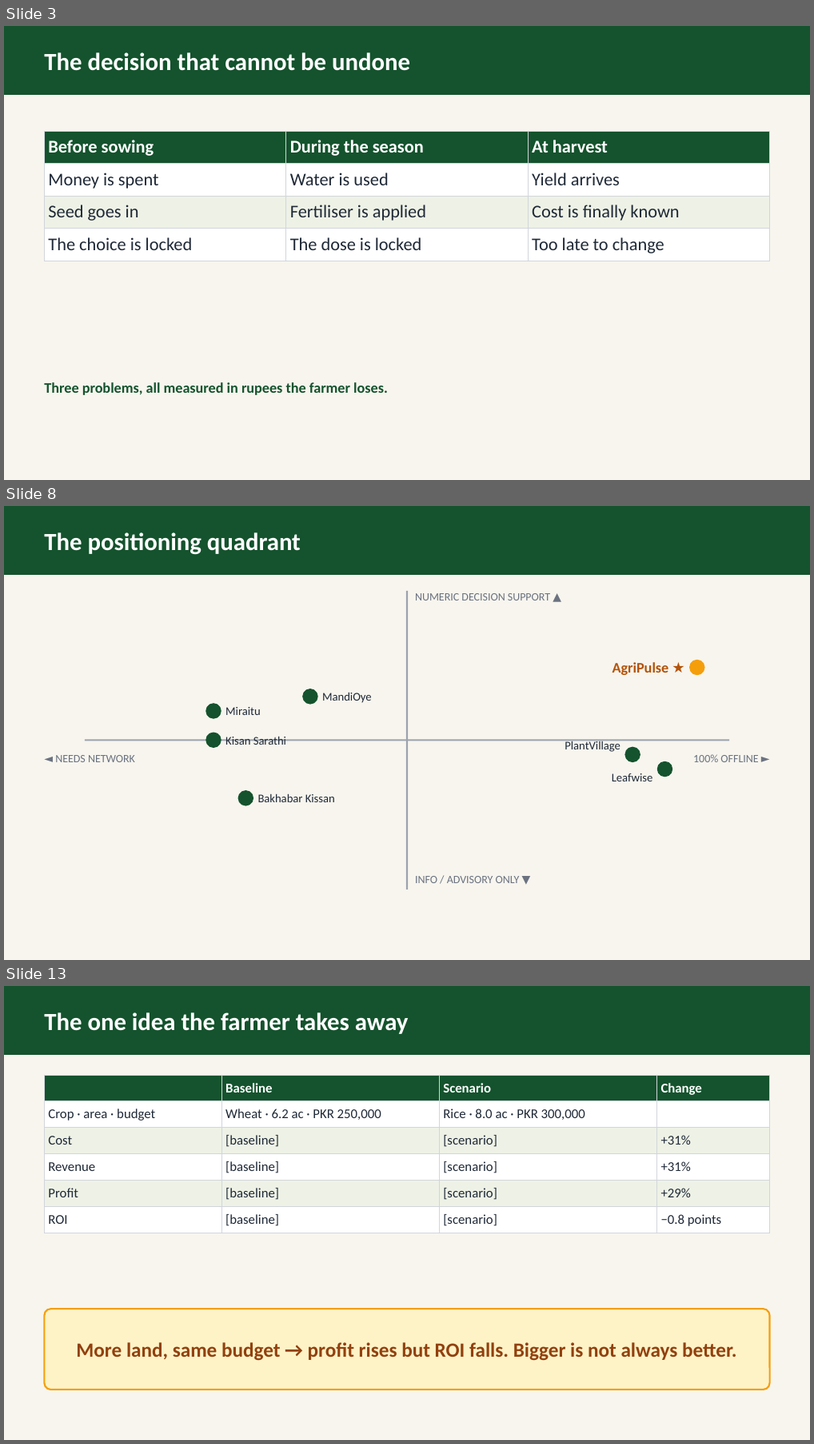
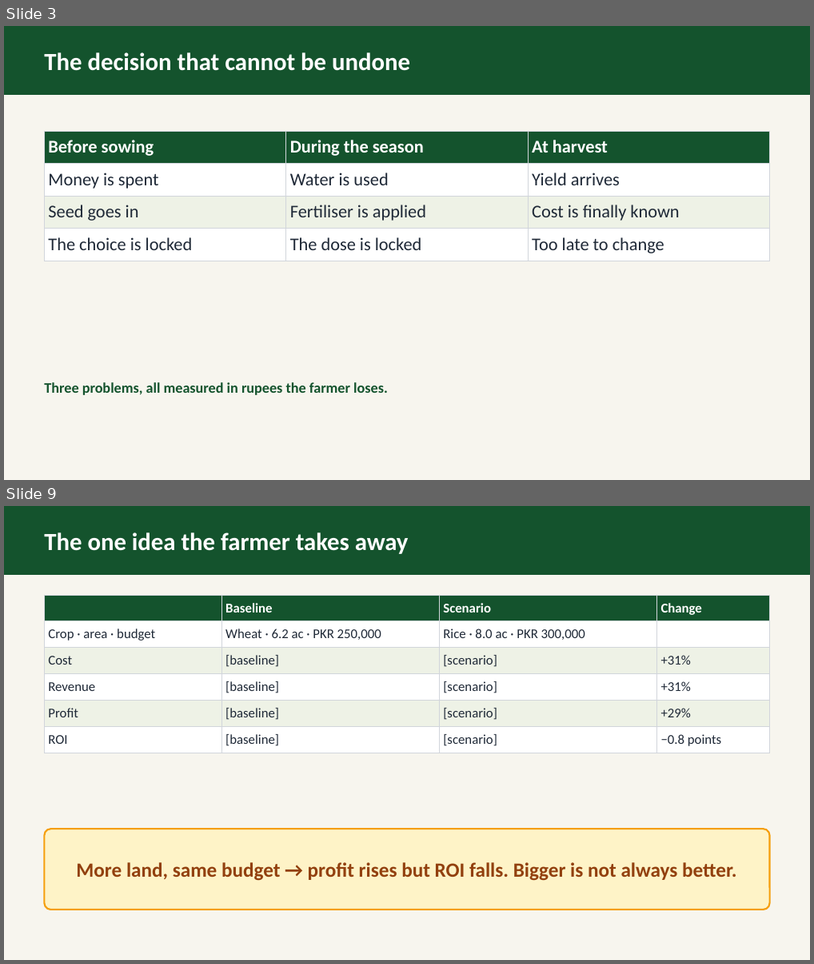
Before and after one commit to abdullahmunir139/my-fyp, a slide deck: deliverables/proposal/ppt/group_2_AgriPulse_Soil-Test_Driven_Farm_Planner.odp. Shown one above the other, each under a label of ours: slides 3, 8 and 13 before the commit, slides 3 and 9 after it; the slides between them are not shown. The pictures are 814x1444 and 814x964 pixels, drawn with LibreOffice and Linux fonts; fonts in the diff are those of the drawing. Boxes give left, top, right and bottom in pixels: in the first picture for what was removed or moved away, otherwise in the second. Text is boxed around its words. In the diff, an @@ line names an element or a change of style, - is before the commit and + after.

Commit message:
Add new AgriPulse Soil-Test Driven Farm Planner documents in PDF and ODP formats; update existing files

```diff
--- a/deliverables/proposal/ppt/group_2_AgriPulse_Soil-Test_Driven_Farm_Planner.odp
+++ b/deliverables/proposal/ppt/group_2_AgriPulse_Soil-Test_Driven_Farm_Planner.odp
@@ slide 8 removed at (4, 506, 810, 960), background #F7F5EE @@
@@ rectangle removed at (4, 506, 810, 575) @@
@@ text removed at (44, 532, 301, 555) @@
-The positioning quadrant
@@ line removed from (407, 591) to (407, 889) @@
@@ text removed at (415, 593, 550, 600) @@
-NUMERIC DECISION SUPPORT ▲
@@ text removed at (613, 662, 670, 675) @@
-AgriPulse ★
@@ ellipse removed at (690, 660, 705, 675) @@
@@ ellipse removed at (303, 689, 318, 704) @@
@@ text removed at (322, 692, 372, 703) @@
-MandiOye
@@ ellipse removed at (206, 704, 221, 718) @@
@@ text removed at (226, 707, 261, 715) @@
-Miraitu
@@ line removed from (85, 740) to (730, 740) @@
@@ ellipse removed at (206, 732, 221, 747) @@
@@ text removed at (226, 736, 286, 744) @@
-Kisan Sarathi
@@ text removed at (565, 739, 621, 752) @@
-PlantVillage
@@ text removed at (55, 755, 135, 762) @@
-◄ NEEDS NETWORK
@@ ellipse removed at (626, 747, 640, 762) @@
@@ ellipse removed at (658, 762, 673, 776) @@
@@ text removed at (694, 754, 758, 762) @@
-100% OFFLINE ►
@@ ellipse removed at (238, 791, 253, 805) @@
@@ text removed at (258, 793, 335, 802) @@
-Bakhabar Kissan
@@ text removed at (612, 773, 654, 781) @@
-Leafwise
@@ text removed at (415, 876, 520, 883) @@
-INFO / ADVISORY ONLY ▼
@@ what was slide 13 is now slide 9 @@
```
Also in this commit, not shown: 7 slides changed, 2 slides added, 6 other slides removed, 4 other files.
